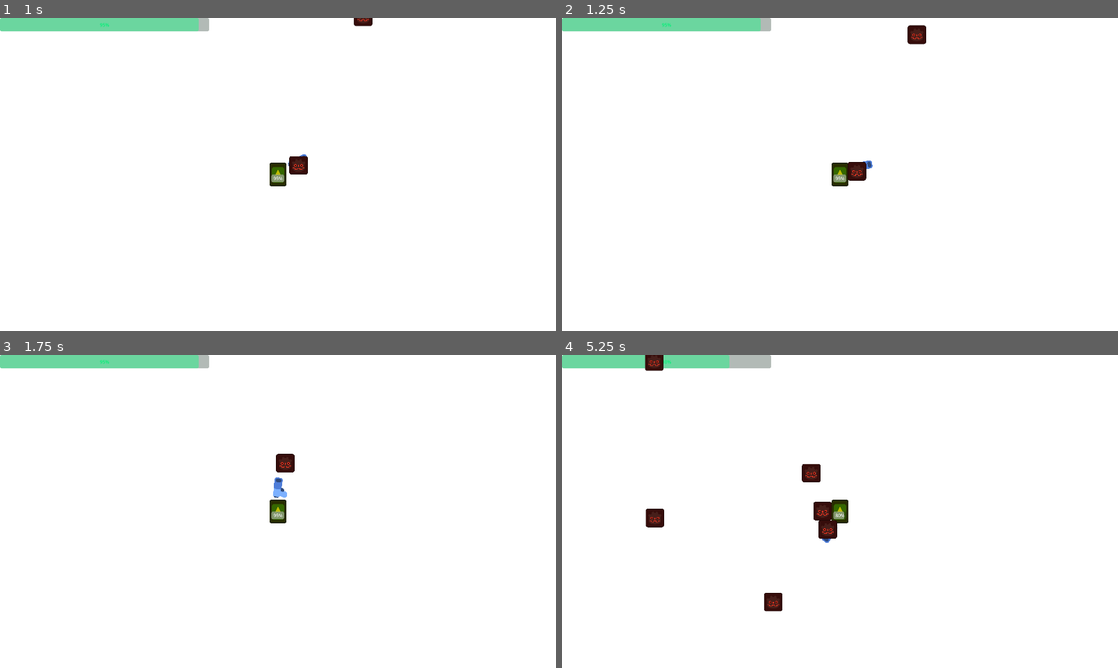
Above: before the commit, frames 1-4 (two rows, left to right).
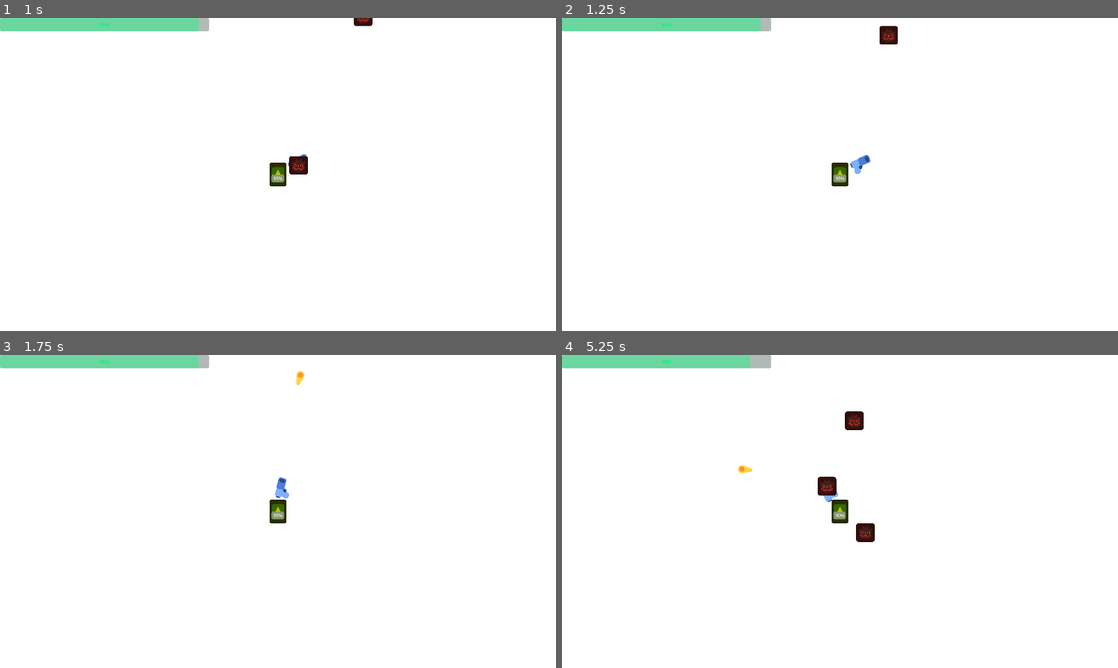
Above: after the commit, the same moments.

Repository: deutandev/survival-shooter
Game: Godot game, scene res://environment/map.tscn
The game is run twice, just before and just after one commit, with the same random seed, the same clock (stepped at 60 frames per second) and the same inputs. The engine's default icon, where the game draws it, is replaced by a stand-in: a white triangle on a blue panel in a dark square.
Inputs:
- Up to frame 1 (1 s): hold D (move_right) from 0.53 s (still down)
- Up to frame 2 (1.25 s): keep holding D (move_right)
- Up to frame 3 (1.75 s): release D (move_right) at 1.28 s; hold S (move_down) from 1.28 s (still down)
- Up to frame 4 (5.25 s): release S (move_down) at 2.03 s; hold D (move_right) 2.03-2.78 s; hold W (move_up) 2.78-3.53 s; hold A (move_left) 3.53-5.03 s; hold S (move_down) from 5.03 s (still down)

Frame 1 is identical in both runs. In frame 2, 0.7% of the frame differs, in the area x 51-66%, y 2-52%; in frame 3, 0.3%; in frame 4, 2.0%, in the area x 14-57%, y 0-82%.

Commit message:
mob temp health

Diff:
--- a/characters/enemies/mob/mob.gd
+++ b/characters/enemies/mob/mob.gd
@@ -7,3 +7,10 @@
 	var direction = global_position.direction_to(player.global_position)
 	velocity = direction * speed
 	move_and_slide()
+
+var health := 100
+
+func take_damage():
+	health -= 50
+	if health <= 0:
+		queue_free()
